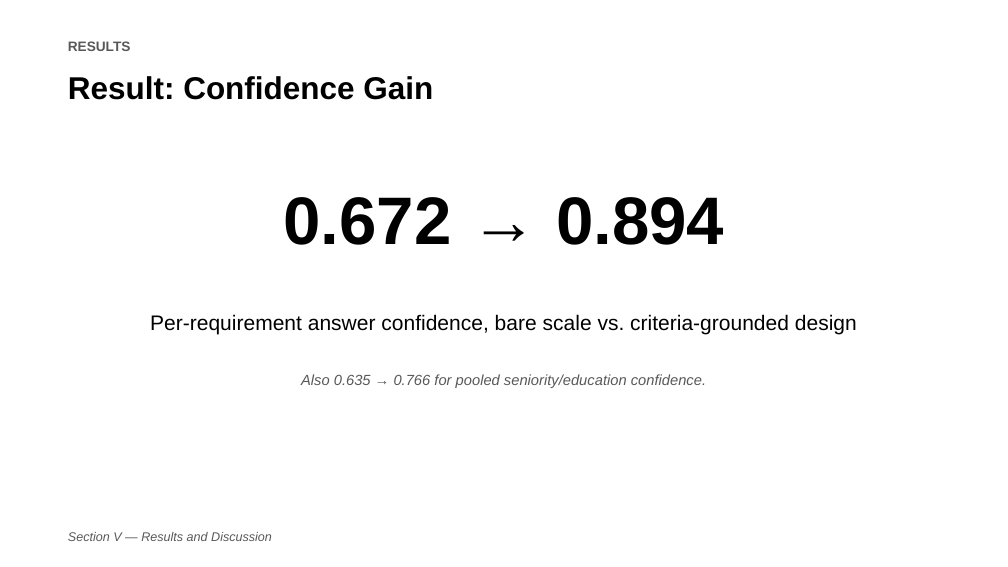
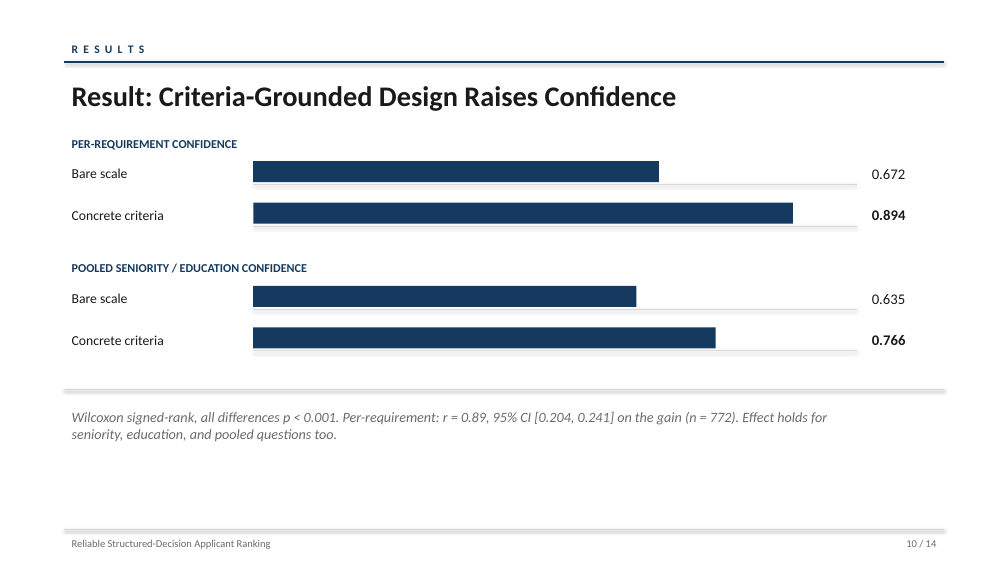
Before and after one commit to jessieangelicauni/hire-rank, a slide deck: slide 10 of docs/presentation/icaides2026_jev.pptx. Drawn at 1008x567 pixels with LibreOffice and Linux fonts; fonts in the diff are those of the drawing. Boxes give left, top, right and bottom in pixels: in the first picture for what was removed or moved away, otherwise in the second. Text is boxed around its words. In the diff, an @@ line names an element or a change of style, - is before the commit and + after.

```diff
--- a/docs/presentation/icaides2026_jev.pptx
+++ b/docs/presentation/icaides2026_jev.pptx
@@ text at <box>72,45,144,53</box>: text changed; size 13 to 11 pt; font Arial to Calibri; text colour #595959 to #163A5F @@
-RESULTS
+R E S U L T S
@@ line added from (64, 62) to (944, 62), #163A5F 1.5 pt @@
@@ text at <box>72,86,677,111</box>: text changed; size 30 to 27 pt; font Arial to Calibri; text colour #000000 to #1A1A1A @@
-Result: Confidence Gain
+Result: Criteria-Grounded Design Raises Confidence
@@ text at <box>72,140,237,150</box>: text changed; size 20 to 11.5 pt; font Arial to Calibri; text colour #000000 to #163A5F; bold on @@
-Per-requirement answer confidence, bare scale vs. criteria-grounded design
+PER-REQUIREMENT CONFIDENCE
@@ text added at <box>72,168,127,178</box>, 13 pt, text #1A1A1A @@
+Bare scale
@@ rectangle added at <box>253,161,659,182</box>, fill #163A5F @@
@@ text added at <box>872,169,906,179</box>, 14 pt, text #1A1A1A @@
+0.672
@@ line added from (253, 185) to (857, 185), #D9D9D9 1 pt @@
@@ rectangle added at <box>253,203,793,224</box>, fill #163A5F @@
@@ text "0.894" at <box>872,210,906,220</box>: vertical alignment top to middle @@
@@ text added at <box>72,210,164,220</box>, 13 pt, text #1A1A1A @@
+Concrete criteria
@@ line added from (253, 226) to (857, 226), #D9D9D9 1 pt @@
@@ text at <box>872,210,906,220</box>: text changed; size 64 to 14 pt; font Arial to Calibri; text colour #000000 to #1A1A1A @@
-0.672 → 0.894
+0.894
@@ text added at <box>72,264,307,272</box>, 11.5 pt, text #163A5F, bold @@
+POOLED SENIORITY / EDUCATION CONFIDENCE
@@ text added at <box>72,293,127,303</box>, 13 pt, text #1A1A1A @@
+Bare scale
@@ rectangle added at <box>253,286,637,307</box>, fill #163A5F @@
@@ text added at <box>872,294,906,304</box>, 14 pt, text #1A1A1A @@
+0.635
@@ line added from (253, 309) to (857, 309), #D9D9D9 1 pt @@
@@ rectangle added at <box>253,327,715,349</box>, fill #163A5F @@
@@ text added at <box>72,335,164,345</box>, 13 pt, text #1A1A1A @@
+Concrete criteria
@@ line added from (253, 351) to (857, 351), #D9D9D9 1 pt @@
@@ text added at <box>872,335,906,345</box>, 14 pt, text #1A1A1A, bold @@
+0.766
@@ line added from (64, 389) to (944, 389), #D9D9D9 1 pt @@
@@ text removed at <box>301,374,706,388</box> @@
-Also 0.635 → 0.766 for pooled seniority/education confidence.
@@ text added at <box>72,412,827,442</box>, 13.5 pt, text #6B6B6B, italic @@
+Wilcoxon signed-rank, all differences p < 0.001. Per-requirement: r = 0.89, 95% CI [0.204, 0.241] on the gain (n = 772). Effect holds for seniority, education, and pooled questions too.
@@ line added from (64, 529) to (944, 529), #D9D9D9 0.75 pt @@
@@ text removed at <box>68,532,272,541</box> @@
-Section V — Results and Discussion
@@ text added at <box>72,540,271,549</box>, 10 pt, text #6B6B6B @@
+Reliable Structured-Decision Applicant Ranking
@@ text added at <box>906,540,937,547</box>, 10 pt, text #6B6B6B @@
+10 / 14
```
Also in this commit, not shown: 9 other slides changed, 4 slides added, 4 slides removed, 7 other files.
